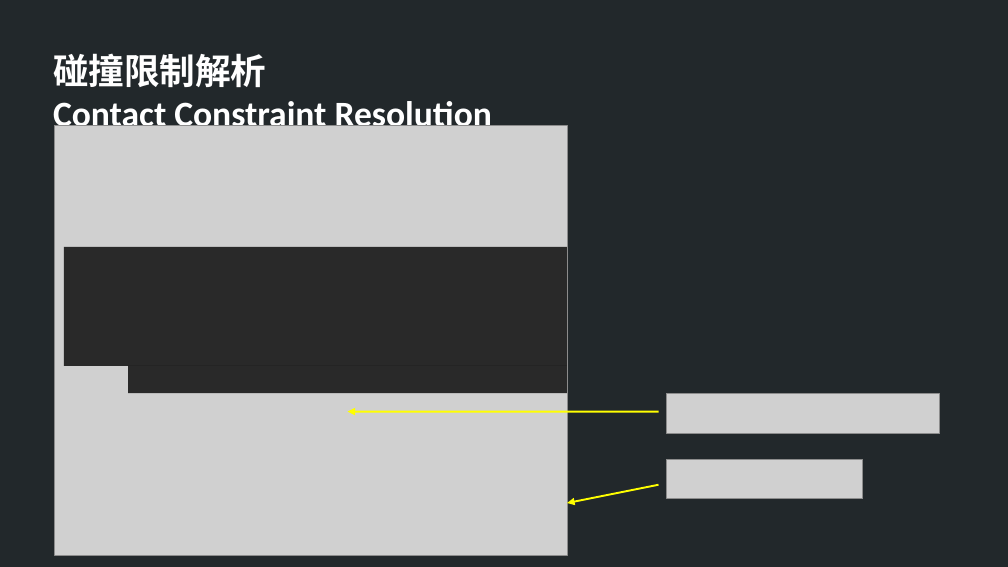
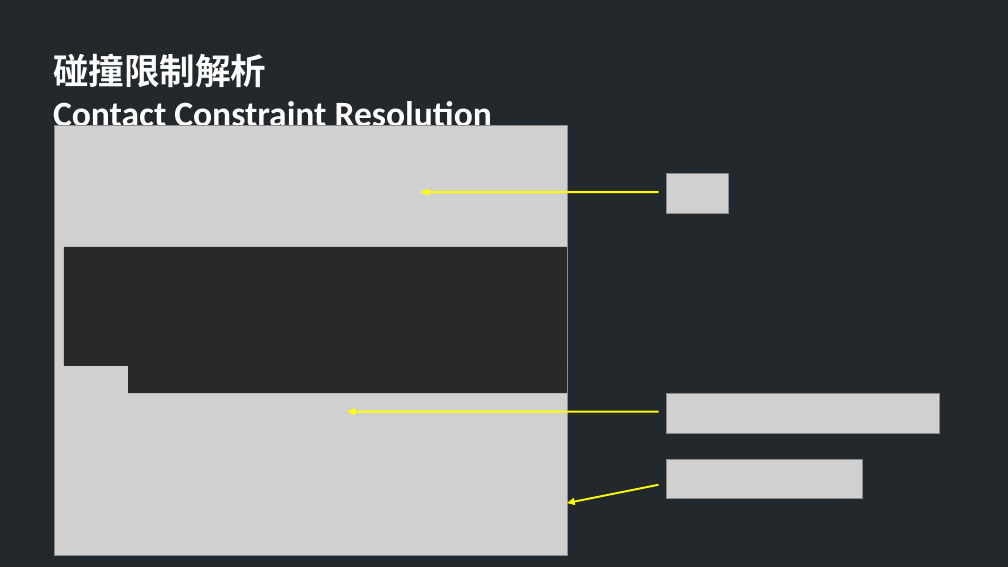
Before and after one commit to TheAllenChou/unity-physics-constraints, a slide deck: slide 7 of slides/02-contact-constraints-mandarin.odp (slide 8 before the commit). Drawn at 1008x567 pixels with LibreOffice and Linux fonts; fonts in the diff are those of the drawing; grey boxes stand for pictures. Boxes give left, top, right and bottom in pixels: in the first picture for what was removed or moved away, otherwise in the second. Text is boxed around its words. In the diff, an @@ line names an element or a change of style, - is before the commit and + after.

```diff
--- a/slides/02-contact-constraints-mandarin.odp
+++ b/slides/02-contact-constraints-mandarin.odp
@@ picture added at [667,174,728,213] @@
@@ arrow added from (659, 192) to (421, 192), #FFFF00 1.5 pt @@
```
Also in this commit, not shown: 1 other slide changed, 1 slide removed, 1 other file.
